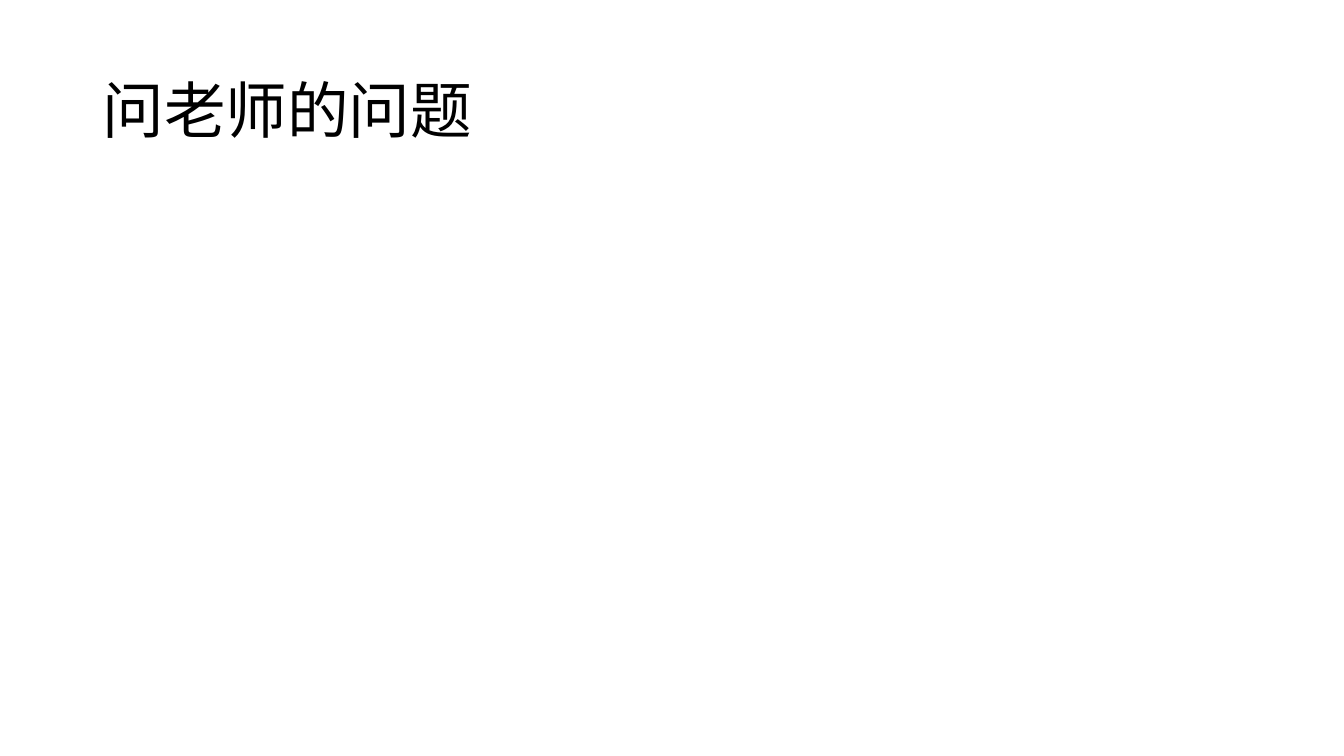
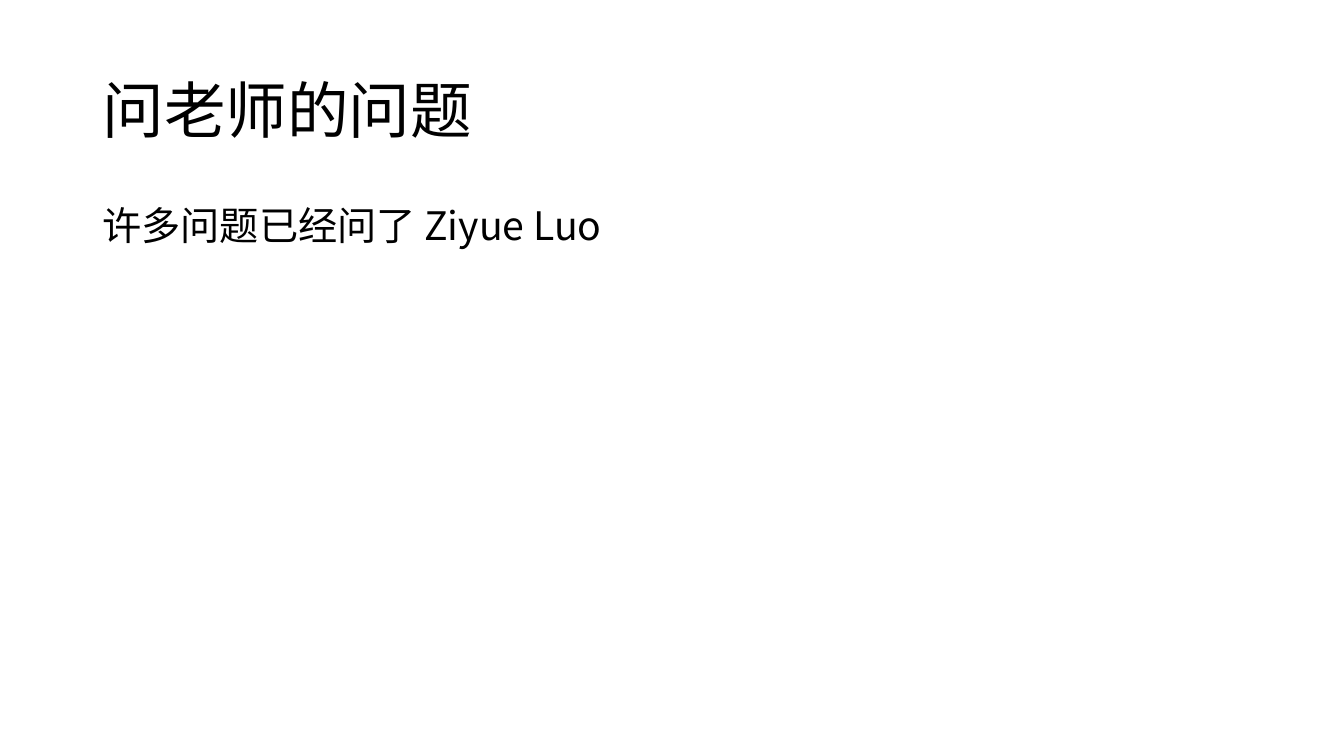
Before and after one commit to LukeLIN-web/distrubuted-ML-system, a slide deck: slide 7 of week report/8.11 report.pptx. Drawn at 1344x756 pixels with LibreOffice and Linux fonts; fonts in the diff are those of the drawing. Boxes give left, top, right and bottom in pixels: in the first picture for what was removed or moved away, otherwise in the second. Text is boxed around its words. In the diff, an @@ line names an element or a change of style, - is before the commit and + after.

```diff
--- a/week report/8.11 report.pptx
+++ b/week report/8.11 report.pptx
@@ text added at <box>102,207,601,249</box>, 28 pt, text #000000 @@
+许多问题已经问了 Ziyue Luo
```
Also in this commit, not shown: 5 other slides changed, 2 slides added, 4 other files.
